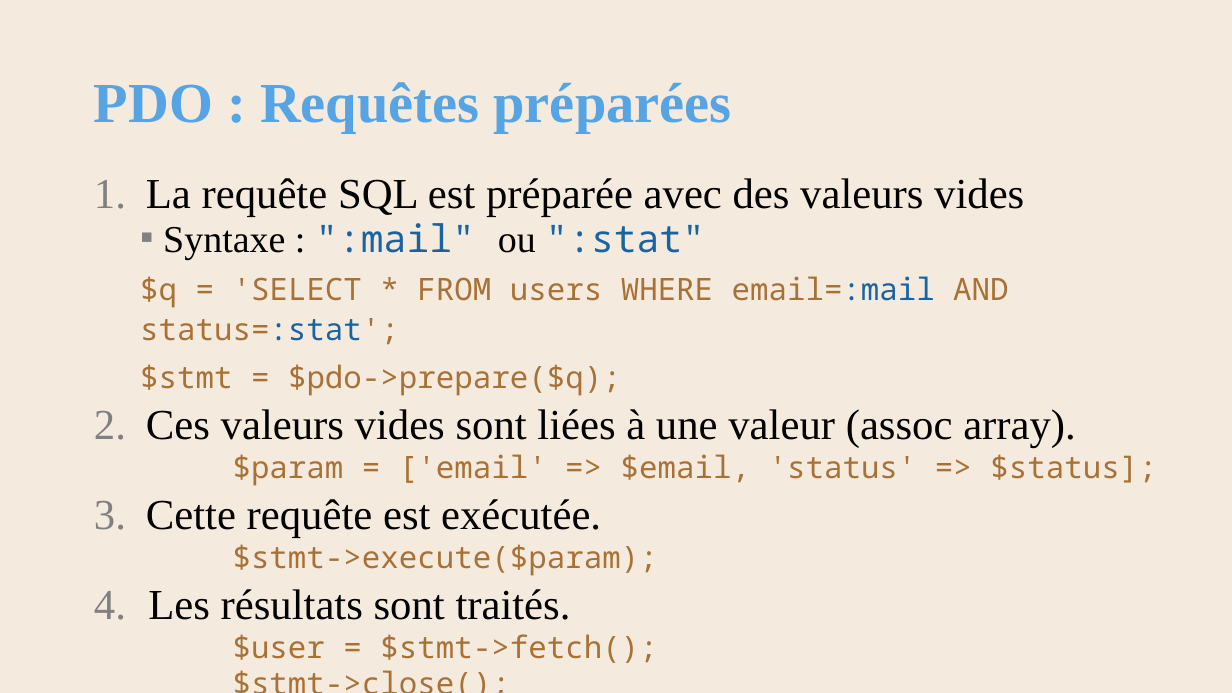
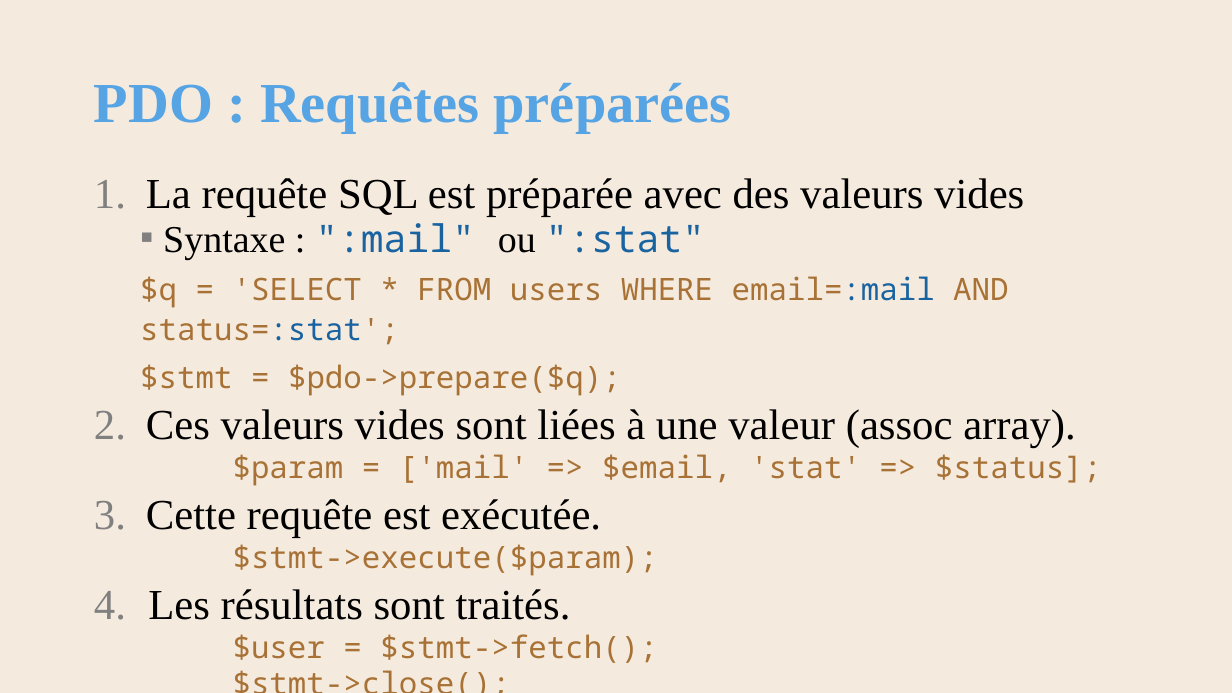
Before and after one commit to AlainWafflard/4IPW3, a slide deck: slide 31 of syllabus/24_intégration_SQL/syllabus_24_sql.pptx. Drawn at 1232x693 pixels with LibreOffice and Linux fonts; fonts in the diff are those of the drawing; background and template pictures are left out. Boxes give left, top, right and bottom in pixels: in the first picture for what was removed or moved away, otherwise in the second. Text is boxed around its words. In the diff, an @@ line names an element or a change of style, - is before the commit and + after.

```diff
--- a/syllabus/24_intégration_SQL/syllabus_24_sql.pptx
+++ b/syllabus/24_intégration_SQL/syllabus_24_sql.pptx
@@ text at box(233, 454, 1101, 486): text changed @@
-  $param = ['email' => $email, 'status' => $status];
+  $param = ['mail' => $email, 'stat' => $status];
```
Also in this commit, not shown: 1 other slide changed, 2 other files.
